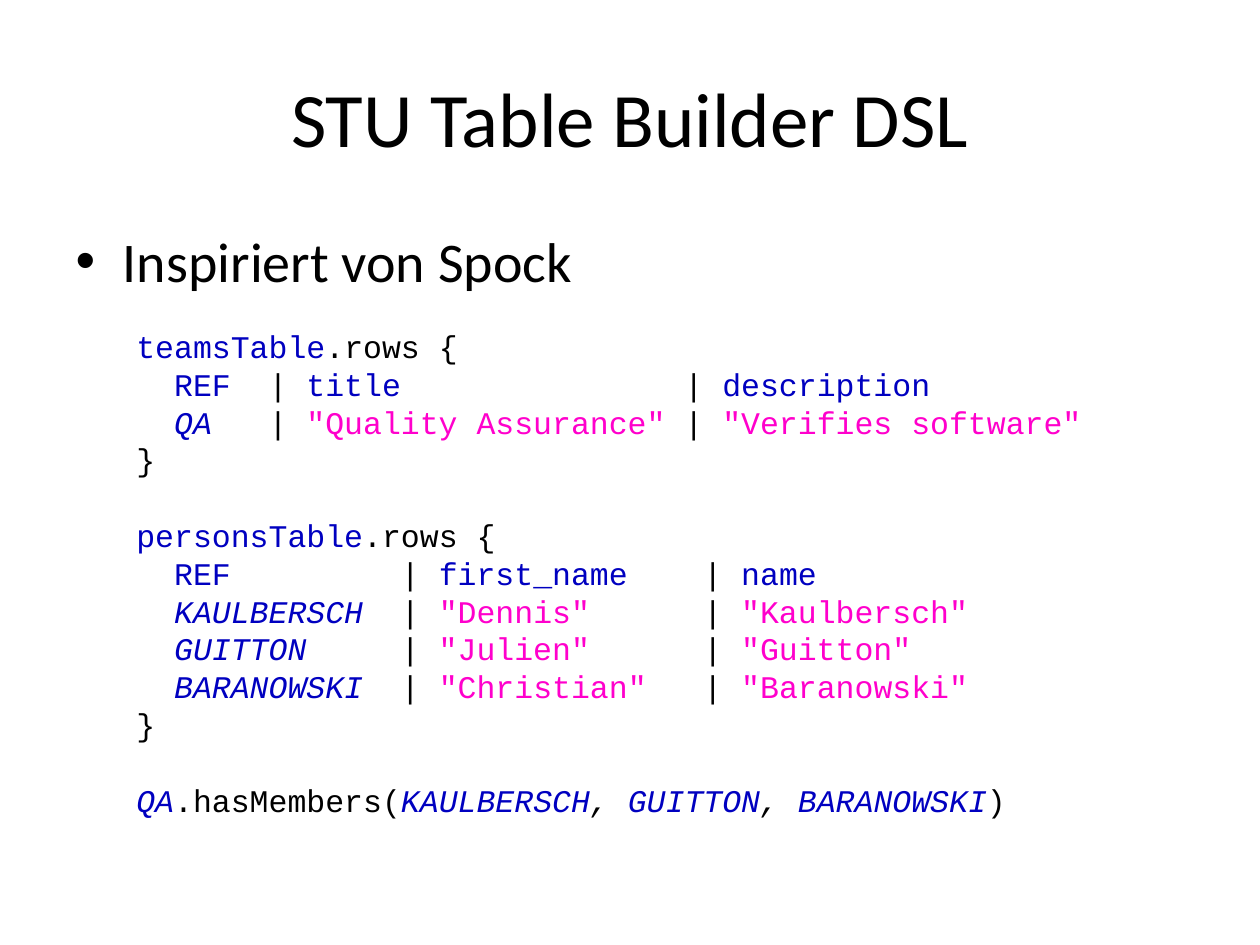
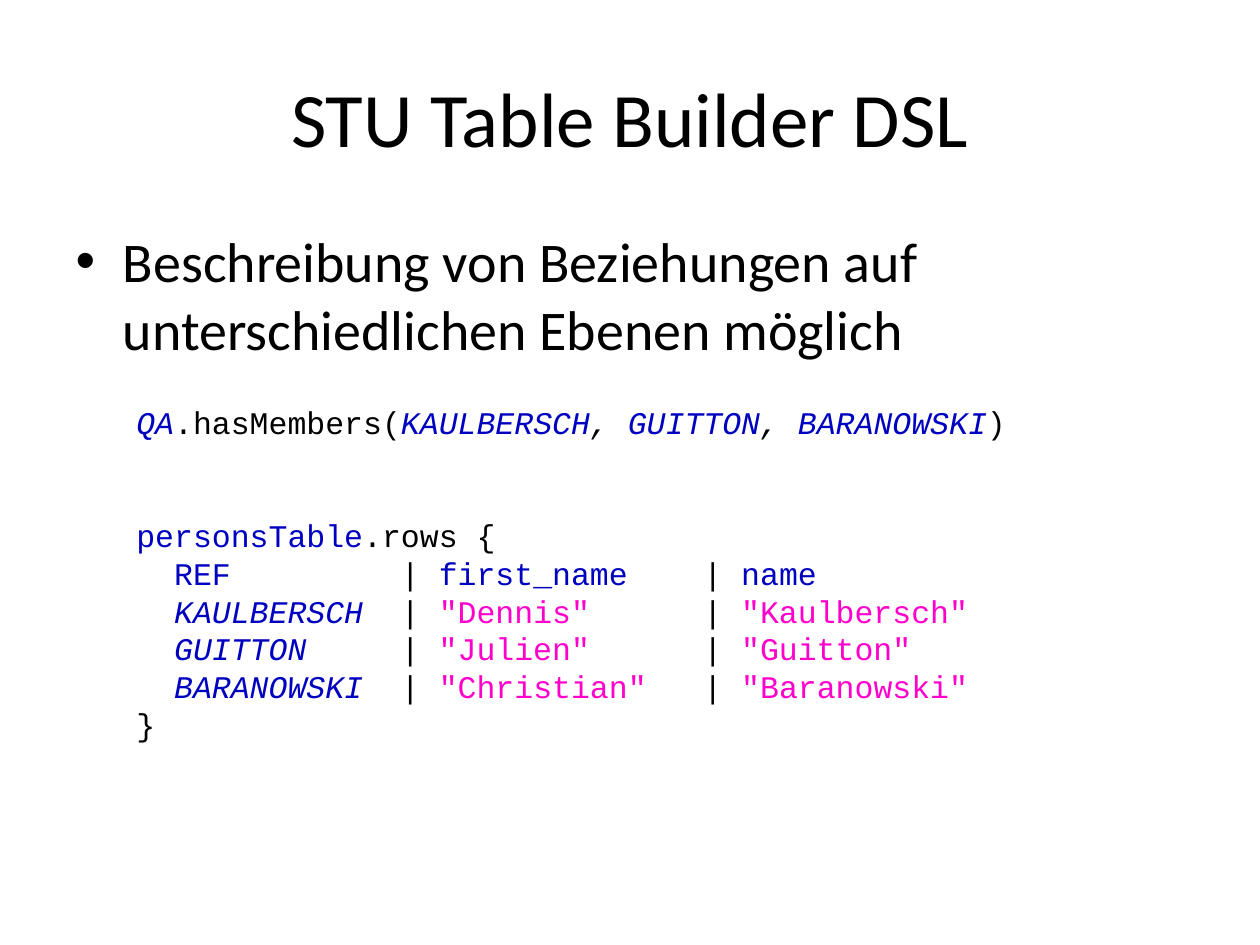
Before and after one commit to seerhein-lab/testdata-dsl, a slide deck: slide 6 of documentation/seitenbau/praesentation.pptx. Drawn at 1260x945 pixels with LibreOffice and Linux fonts; fonts in the diff are those of the drawing. Boxes give left, top, right and bottom in pixels: in the first picture for what was removed or moved away, otherwise in the second. Text is boxed around its words. In the diff, an @@ line names an element or a change of style, - is before the commit and + after.

Commit message:
updated presentation

```diff
--- a/documentation/seitenbau/praesentation.pptx
+++ b/documentation/seitenbau/praesentation.pptx
@@ text at [123,243,917,360]: text changed @@
-• Inspiriert von Spock
+• Beschreibung von Beziehungen auf unterschiedlichen Ebenen möglich
@@ text at [136,411,1006,441]: text changed; text colour #FF00CC to #0000C0; italic on @@
-teamsTable.rows {
-REF | title | description
-QA | "Quality Assurance" | "Verifies software"
-}
+QA.hasMembers(KAULBERSCH, GUITTON, BARANOWSKI)
@@ text at [136,789,1006,819]: paragraph removed @@
-QA.hasMembers(KAULBERSCH, GUITTON, BARANOWSKI)
```
Also in this commit, not shown: 7 other slides changed.
